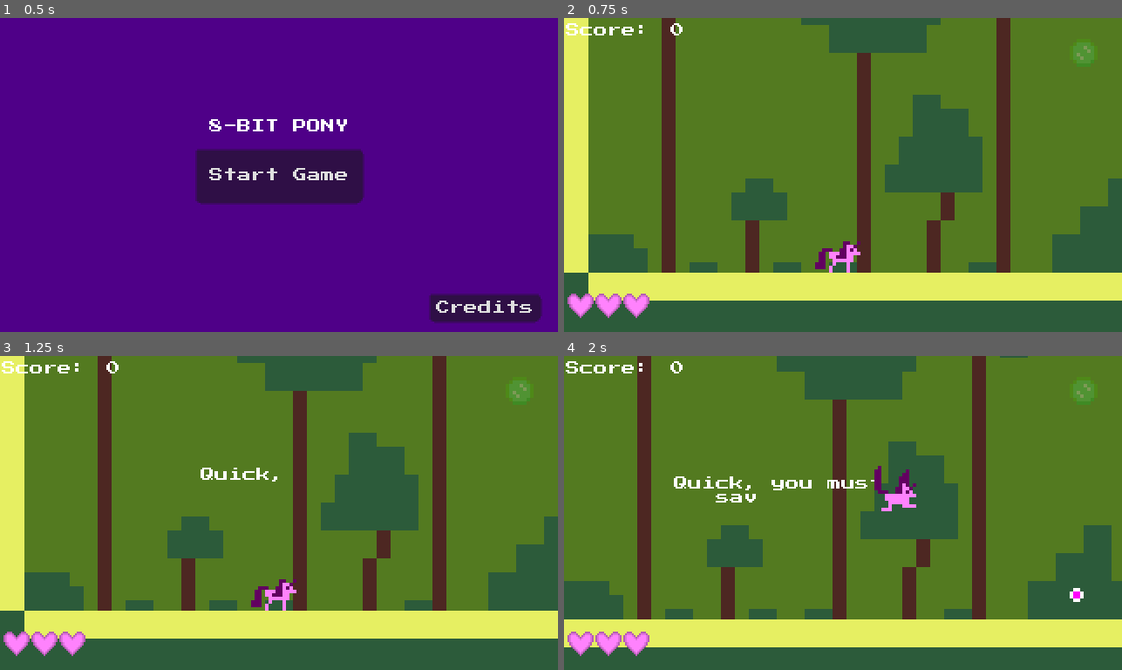
Above: before the commit, frames 1-4 (two rows, left to right).
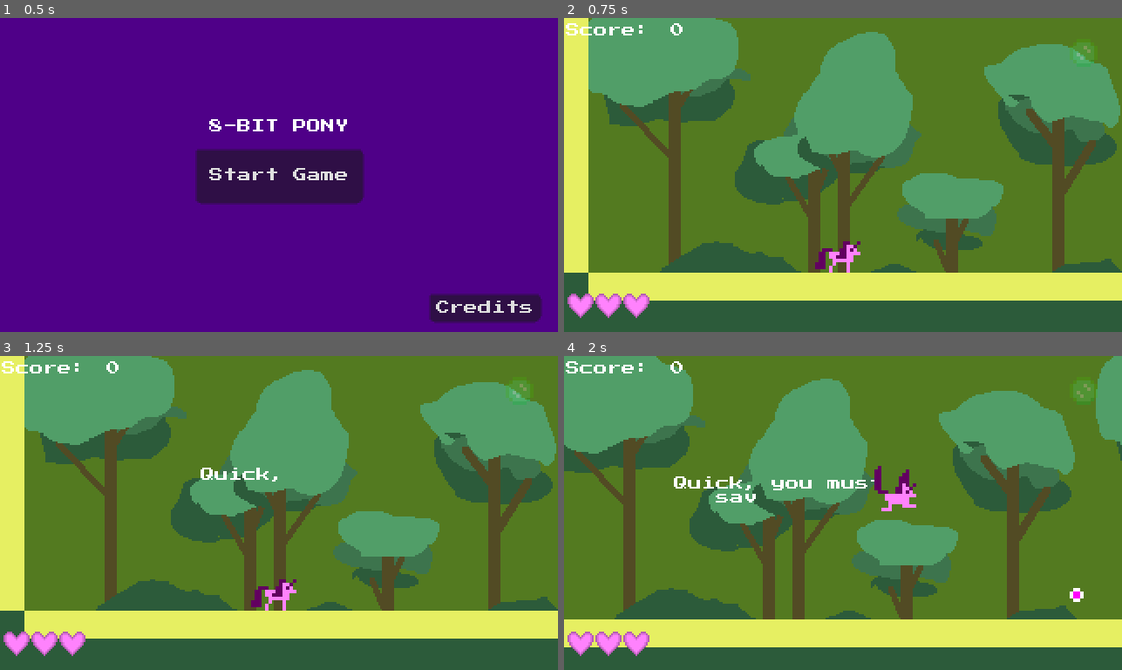
Above: after the commit, the same moments.

Repository: 100-Devs-1-Game/8bitPony
Game: Godot game, scene res://Scenes/Rooms/main_menu.tscn
Same seed, same stepped clock (60 frames per second), same inputs: the game is played once before the commit and once after it. Sound files missing from this copy of the repository are replaced by a short silence.
Inputs (mouse positions are in pixels of both pictures, inside the frame that each line leads up to):
- Up to frame 1 (0.5 s): no input
- Up to frame 2 (0.75 s): click "Start Game" at 0.5 s
- Up to frame 3 (1.25 s): no input
- Up to frame 4 (2 s): tap E (Interact) at 1.25 s; move the mouse to (870, 519) at 1.27 s; press the mouse at (870, 519) at 1.28 s; hold D (Right) from 1.28 s (still down); tap Space (Jump) at 1.52 s

Frame 1 is identical in both runs. In frame 2, 45% of the frame differs, in the area x 4-100%, y 0-82%; in frame 3, 45%; in frame 4, 48%, in the area x 0-100%, y 0-84%.

Commit message:
Bug Fixes #1

Diff:
--- a/src/Scenes/Characters/DiamondDog/DiamondDog.tscn
+++ b/src/Scenes/Characters/DiamondDog/DiamondDog.tscn
@@ -1,9 +1,10 @@
-[gd_scene load_steps=11 format=3 uid="uid://rbryiolfbe15"]
+[gd_scene load_steps=12 format=3 uid="uid://rbryiolfbe15"]
 
 [ext_resource type="Script" uid="uid://caih3euppii34" path="res://Scenes/Characters/DiamondDog/diamond_dog.gd" id="1_2i27v"]
 [ext_resource type="Texture2D" uid="uid://cloo035388etv" path="res://Images/Assets/Enemies/Diamond_dog_Idle.png" id="2_2i27v"]
 [ext_resource type="Texture2D" uid="uid://dhswusqr5pyhd" path="res://Images/Assets/Enemies/Diamond_dog_Walk_1.png" id="3_n0qra"]
 [ext_resource type="Texture2D" uid="uid://608t5m0t8v0d" path="res://Images/Assets/Enemies/Diamond_dog_Walk_2.png" id="4_qt5mx"]
+[ext_resource type="AudioStream" uid="uid://djtd6xi7wc6bj" path="res://Scenes/Characters/DiamondDog/laserShoot.wav" id="5_n0qra"]
 
 [sub_resource type="CircleShape2D" id="CircleShape2D_jt0hm"]
 radius = 2.0
@@ -30,9 +31,8 @@
 "speed": 5.0
 }]
 
-[sub_resource type="CapsuleShape2D" id="CapsuleShape2D_n0qra"]
-radius = 4.462593
-height = 14.0
+[sub_resource type="RectangleShape2D" id="RectangleShape2D_n0qra"]
+size = Vector2(9, 16)
 
 [sub_resource type="CircleShape2D" id="CircleShape2D_qt5mx"]
 radius = 1.0
@@ -63,8 +63,8 @@
 collision_mask = 2
 
 [node name="CollisionShape2D" type="CollisionShape2D" parent="hurt_Area"]
-position = Vector2(-0.46259308, -6.9644156)
-shape = SubResource("CapsuleShape2D_n0qra")
+position = Vector2(-0.5, -8)
+shape = SubResource("RectangleShape2D_n0qra")
 
 [node name="detect_floor" type="Area2D" parent="."]
 position = Vector2(-6, 0)
@@ -101,6 +101,9 @@
 [node name="bulletSpawn" type="Node2D" parent="detectPlayer"]
 position = Vector2(-10, 0)
 
+[node name="AudioStreamPlayer2D" type="AudioStreamPlayer2D" parent="."]
+stream = ExtResource("5_n0qra")
+
 [connection signal="body_entered" from="hurt_Area" to="." method="_on_hurt_area_body_entered"]
 [connection signal="body_exited" from="detect_floor" to="." method="_on_detect_floor_body_exited"]
 [connection signal="body_exited" from="detect_floor2" to="." method="_on_detect_floor_body_exited"]
--- a/src/Scenes/Characters/DiamondDog/Wizard.tscn
+++ b/src/Scenes/Characters/DiamondDog/Wizard.tscn
@@ -1,10 +1,11 @@
-[gd_scene load_steps=12 format=3 uid="uid://xdo38ijici1p"]
+[gd_scene load_steps=13 format=3 uid="uid://xdo38ijici1p"]
 
 [ext_resource type="Script" uid="uid://caih3euppii34" path="res://Scenes/Characters/DiamondDog/diamond_dog.gd" id="1_s3xip"]
 [ext_resource type="Texture2D" uid="uid://b5gbrl3n7jau5" path="res://Images/Level/4-Library/Wizard-sheet.png" id="2_osrhy"]
+[ext_resource type="AudioStream" uid="uid://djtd6xi7wc6bj" path="res://Scenes/Characters/DiamondDog/laserShoot.wav" id="3_cna48"]
 
-[sub_resource type="CircleShape2D" id="CircleShape2D_jt0hm"]
-radius = 2.0
+[sub_resource type="RectangleShape2D" id="RectangleShape2D_cna48"]
+size = Vector2(10, 16)
 
 [sub_resource type="AtlasTexture" id="AtlasTexture_cna48"]
 atlas = ExtResource("2_osrhy")
@@ -59,8 +60,8 @@
 metadata/_custom_type_script = "uid://by6lmexuqa20c"
 
 [node name="CollisionShape2D" type="CollisionShape2D" parent="."]
-position = Vector2(0, -5)
-shape = SubResource("CircleShape2D_jt0hm")
+position = Vector2(0, -8)
+shape = SubResource("RectangleShape2D_cna48")
 
 [node name="AnimatedSprite2D" type="AnimatedSprite2D" parent="."]
 position = Vector2(0, -8)
@@ -113,6 +114,9 @@
 [node name="bulletSpawn" type="Node2D" parent="detectPlayer"]
 position = Vector2(-10, 0)
 
+[node name="AudioStreamPlayer2D" type="AudioStreamPlayer2D" parent="."]
+stream = ExtResource("3_cna48")
+
 [connection signal="body_entered" from="hurt_Area" to="." method="_on_hurt_area_body_entered"]
 [connection signal="body_exited" from="detect_floor" to="." method="_on_detect_floor_body_exited"]
 [connection signal="body_exited" from="detect_floor2" to="." method="_on_detect_floor_body_exited"]
--- a/src/Scenes/Characters/DiamondDog/diamond_dog.gd
+++ b/src/Scenes/Characters/DiamondDog/diamond_dog.gd
@@ -11,6 +11,7 @@
 @onready var detect_player: Area2D = $detectPlayer
 @onready var bullet_spawn: Node2D = $detectPlayer/bulletSpawn
 @onready var sprite2D: AnimatedSprite2D = $AnimatedSprite2D
+@onready var shootSound: AudioStreamPlayer2D = $AudioStreamPlayer2D
 
 
 
@@ -29,6 +30,7 @@
 		new_bullet.global_position = bullet_spawn.global_position
 		new_bullet.velocity = old_direction
 		get_tree().current_scene.add_child(new_bullet)
+		shootSound.play()
 
 	move_and_slide()
 
--- a/src/Scenes/Characters/Flying_NAMEWIP/Owl.tscn
+++ b/src/Scenes/Characters/Flying_NAMEWIP/Owl.tscn
@@ -1,10 +1,11 @@
-[gd_scene load_steps=9 format=3 uid="uid://cgip5o63lpxrk"]
+[gd_scene load_steps=10 format=3 uid="uid://cgip5o63lpxrk"]
 
 [ext_resource type="Script" uid="uid://bdgt4m5dp56jg" path="res://Scenes/Characters/Flying_NAMEWIP/flying_enemy.gd" id="1_e82wq"]
 [ext_resource type="Texture2D" uid="uid://ds6c6pokn7qk3" path="res://Images/Level/4-Library/Owlicious_1.png" id="2_dvb7q"]
+[ext_resource type="AudioStream" uid="uid://dv774qk1k20kh" path="res://Scenes/Characters/Flying_NAMEWIP/detect.wav" id="3_e82wq"]
 
 [sub_resource type="CircleShape2D" id="CircleShape2D_jt0hm"]
-radius = 2.0
+radius = 6.0
 
 [sub_resource type="CircleShape2D" id="CircleShape2D_51k15"]
 radius = 34.0
@@ -72,6 +73,10 @@
 position = Vector2(0, -5)
 shape = SubResource("CircleShape2D_8agco")
 
+[node name="detect" type="AudioStreamPlayer2D" parent="."]
+stream = ExtResource("3_e82wq")
+pitch_scale = 0.3
+
 [connection signal="body_entered" from="detection_area" to="." method="_on_detection_area_body_entered"]
 [connection signal="body_exited" from="detection_area" to="." method="_on_detection_area_body_exited"]
 [connection signal="body_entered" from="hurt_Area" to="." method="_on_hurt_area_body_entered"]
--- a/src/Scenes/Characters/Flying_NAMEWIP/bat.tscn
+++ b/src/Scenes/Characters/Flying_NAMEWIP/bat.tscn
@@ -1,11 +1,12 @@
-[gd_scene load_steps=8 format=3 uid="uid://dvkl266xaxm4h"]
+[gd_scene load_steps=9 format=3 uid="uid://dvkl266xaxm4h"]
 
 [ext_resource type="Script" uid="uid://bdgt4m5dp56jg" path="res://Scenes/Characters/Flying_NAMEWIP/flying_enemy.gd" id="1_ymc1m"]
 [ext_resource type="Texture2D" uid="uid://c14vl1utexd2m" path="res://Images/Assets/Enemies/Bat_1.png" id="2_2eaia"]
 [ext_resource type="Texture2D" uid="uid://7e471etd1ddw" path="res://Images/Assets/Enemies/Bat_2.png" id="3_u78ey"]
+[ext_resource type="AudioStream" uid="uid://dv774qk1k20kh" path="res://Scenes/Characters/Flying_NAMEWIP/detect.wav" id="4_u78ey"]
 
 [sub_resource type="CircleShape2D" id="CircleShape2D_jt0hm"]
-radius = 2.0
+radius = 6.0827627
 
 [sub_resource type="CircleShape2D" id="CircleShape2D_51k15"]
 radius = 34.0
@@ -64,6 +65,9 @@
 position = Vector2(0, -5)
 shape = SubResource("CircleShape2D_8agco")
 
+[node name="detect" type="AudioStreamPlayer2D" parent="."]
+stream = ExtResource("4_u78ey")
+
 [connection signal="body_entered" from="detection_area" to="." method="_on_detection_area_body_entered"]
 [connection signal="body_exited" from="detection_area" to="." method="_on_detection_area_body_exited"]
 [connection signal="body_entered" from="hurt_Area" to="." method="_on_hurt_area_body_entered"]
--- a/src/Scenes/Characters/Flying_NAMEWIP/flying_enemy.gd
+++ b/src/Scenes/Characters/Flying_NAMEWIP/flying_enemy.gd
@@ -37,6 +37,7 @@
 func _on_detection_area_body_entered(body: Node2D) -> void:
 	if body is Player:
 		target = body
+		$detect.play()
 
 
 func _on_detection_area_body_exited(body: Node2D) -> void:
--- a/src/Scenes/Characters/Flying_NAMEWIP/flying_enemy.tscn
+++ b/src/Scenes/Characters/Flying_NAMEWIP/flying_enemy.tscn
@@ -1,7 +1,8 @@
-[gd_scene load_steps=19 format=3 uid="uid://c7mnvl4ns7f5u"]
+[gd_scene load_steps=20 format=3 uid="uid://c7mnvl4ns7f5u"]
 
 [ext_resource type="Script" uid="uid://bdgt4m5dp56jg" path="res://Scenes/Characters/Flying_NAMEWIP/flying_enemy.gd" id="1_5gs2p"]
 [ext_resource type="Texture2D" uid="uid://cybuouqkbf4c0" path="res://Images/Assets/Enemies/parasites_sheet.webp" id="2_51k15"]
+[ext_resource type="AudioStream" uid="uid://dv774qk1k20kh" path="res://Scenes/Characters/Flying_NAMEWIP/detect.wav" id="3_8agco"]
 
 [sub_resource type="CircleShape2D" id="CircleShape2D_jt0hm"]
 radius = 2.0
@@ -112,7 +113,7 @@
 }]
 
 [sub_resource type="CircleShape2D" id="CircleShape2D_8agco"]
-radius = 3.0
+radius = 5.0990195
 
 [node name="flyingEnemy" type="CharacterBody2D"]
 collision_layer = 4
@@ -151,6 +152,14 @@
 position = Vector2(0, -5)
 shape = SubResource("CircleShape2D_8agco")
 
+[node name="CollisionShape2D2" type="CollisionShape2D" parent="hurt_Area"]
+position = Vector2(0, -5)
+shape = SubResource("CircleShape2D_8agco")
+
+[node name="detect" type="AudioStreamPlayer2D" parent="."]
+stream = ExtResource("3_8agco")
+pitch_scale = 0.61
+
 [connection signal="body_entered" from="detection_area" to="." method="_on_detection_area_body_entered"]
 [connection signal="body_exited" from="detection_area" to="." method="_on_detection_area_body_exited"]
 [connection signal="body_entered" from="hurt_Area" to="." method="_on_hurt_area_body_entered"]
--- a/src/Scenes/Characters/Player/player.gd
+++ b/src/Scenes/Characters/Player/player.gd
@@ -98,7 +98,10 @@
 			add_state(PonyStateMachine.Action)
 			match pony_type:
 				PonyType.Pegasus:
-					flying = true
+					if not is_on_floor():
+						flying = true
+					else:
+						remove_state(PonyStateMachine.Action)
 				PonyType.Unicorn:
 					if shoot_timer >0:return
 
--- a/src/Scenes/Characters/Wolf/Lizard.tscn
+++ b/src/Scenes/Characters/Wolf/Lizard.tscn
@@ -1,7 +1,8 @@
-[gd_scene load_steps=9 format=3 uid="uid://qp8eqjo46ts5"]
+[gd_scene load_steps=10 format=3 uid="uid://qp8eqjo46ts5"]
 
 [ext_resource type="Script" uid="uid://bu7y47aniynw0" path="res://Scenes/Characters/Wolf/wolf.gd" id="1_fh2js"]
 [ext_resource type="Texture2D" uid="uid://cyfkpvkv580lm" path="res://Images/Level/4-Library/spike_walk_sheet.png" id="2_mk58c"]
+[ext_resource type="AudioStream" uid="uid://bpfm6vylc53wv" path="res://Scenes/Characters/Wolf/click.wav" id="3_fh2js"]
 
 [sub_resource type="RectangleShape2D" id="RectangleShape2D_wutio"]
 size = Vector2(10, 11)
@@ -77,6 +78,9 @@
 position = Vector2(-8, 0)
 shape = SubResource("CircleShape2D_pv5sc")
 
+[node name="AudioStreamPlayer2D" type="AudioStreamPlayer2D" parent="."]
+stream = ExtResource("3_fh2js")
+
 [connection signal="body_entered" from="hurt_area" to="." method="_on_body_entered"]
 [connection signal="body_exited" from="detect_floor" to="." method="_on_detect_floor_body_exited"]
 [connection signal="body_exited" from="detect_floor2" to="." method="_on_detect_floor_body_exited"]
--- a/src/Scenes/Characters/Wolf/sugarLizard.tscn
+++ b/src/Scenes/Characters/Wolf/sugarLizard.tscn
@@ -1,7 +1,8 @@
-[gd_scene load_steps=8 format=3 uid="uid://dykxecn6lk5yr"]
+[gd_scene load_steps=9 format=3 uid="uid://dykxecn6lk5yr"]
 
 [ext_resource type="Script" uid="uid://bu7y47aniynw0" path="res://Scenes/Characters/Wolf/wolf.gd" id="1_0njrn"]
 [ext_resource type="Texture2D" uid="uid://thg1wt181vjp" path="res://Images/Level/5-Sugar/Sugar_assets.webp" id="2_c3f4m"]
+[ext_resource type="AudioStream" uid="uid://bpfm6vylc53wv" path="res://Scenes/Characters/Wolf/click.wav" id="3_0njrn"]
 
 [sub_resource type="RectangleShape2D" id="RectangleShape2D_wutio"]
 size = Vector2(10, 7)
@@ -71,6 +72,10 @@
 position = Vector2(-8, 0)
 shape = SubResource("CircleShape2D_pv5sc")
 
+[node name="AudioStreamPlayer2D" type="AudioStreamPlayer2D" parent="."]
+stream = ExtResource("3_0njrn")
+max_distance = 68.0
+
 [connection signal="body_entered" from="hurt_area" to="." method="_on_body_entered"]
 [connection signal="body_exited" from="detect_floor" to="." method="_on_detect_floor_body_exited"]
 [connection signal="body_exited" from="detect_floor2" to="." method="_on_detect_floor_body_exited"]
--- a/src/Scenes/Characters/Wolf/wolf.gd
+++ b/src/Scenes/Characters/Wolf/wolf.gd
@@ -9,8 +9,18 @@
 
 var direction: int = -1
 
+var sound_timer = 1
+var sound_time = 0
+
 
 func _physics_process(_delta: float) -> void:
+	#sound_timer-= _delta
+	#if sound_timer<=0:
+		#print("here")
+		#$AudioStreamPlayer2D.pitch_scale = randf_range(0.8, 1.2)
+		#$AudioStreamPlayer2D.play()
+		#sound_timer = sound_time
+
 	if ray_cast_right.is_colliding() or ray_cast_left.is_colliding():
 		flip_direction()
 
--- a/src/Scenes/End.tscn
+++ b/src/Scenes/End.tscn
@@ -1,5 +1,6 @@
-[gd_scene load_steps=2 format=3 uid="uid://jxfj1wdcmngy"]
+[gd_scene load_steps=3 format=3 uid="uid://jxfj1wdcmngy"]
 
+[ext_resource type="Script" uid="uid://bjs63vrc71u1v" path="res://Scenes/end.gd" id="1_67ibq"]
 [ext_resource type="Theme" uid="uid://dfsa1pi80a63t" path="res://Scenes/HUD/default_theme.tres" id="1_pw64i"]
 
 [node name="ColorRect" type="ColorRect"]
@@ -11,14 +12,15 @@
 offset_right = 350.0
 offset_bottom = 196.0
 color = Color(0.6764574, 0.45565796, 0.73828125, 1)
+script = ExtResource("1_67ibq")
 
 [node name="WinLabel" type="RichTextLabel" parent="."]
 clip_contents = false
 layout_mode = 0
-offset_left = 31.000002
-offset_top = 39.0
-offset_right = 96.0
-offset_bottom = 61.0
+offset_left = 30.0
+offset_top = 23.000004
+offset_right = 95.0
+offset_bottom = 45.000004
 scale = Vector2(5, 5)
 theme = ExtResource("1_pw64i")
 bbcode_enabled = true
@@ -27,10 +29,10 @@
 [node name="ThankYou" type="RichTextLabel" parent="."]
 clip_contents = false
 layout_mode = 0
-offset_left = 32.0
-offset_top = 90.0
-offset_right = 206.5
-offset_bottom = 128.33334
+offset_left = 31.0
+offset_top = 71.00001
+offset_right = 205.5
+offset_bottom = 109.33335
 scale = Vector2(1.8, 1.8)
 theme = ExtResource("1_pw64i")
 bbcode_enabled = true
@@ -42,10 +44,21 @@
 clip_contents = false
 layout_mode = 0
 offset_left = 32.0
-offset_top = 174.0
+offset_top = 129.0
 offset_right = 206.5
-offset_bottom = 191.5
+offset_bottom = 146.5
 scale = Vector2(1.8, 1.8)
 theme = ExtResource("1_pw64i")
 bbcode_enabled = true
 text = "Thank you for playing"
+
+[node name="Button" type="Button" parent="."]
+layout_mode = 0
+offset_left = 144.0
+offset_top = 167.0
+offset_right = 224.0
+offset_bottom = 183.0
+theme = ExtResource("1_pw64i")
+text = "Main Menu"
+
+[connection signal="pressed" from="Button" to="." method="_on_button_pressed"]
--- a/src/Scenes/Objects/Cave/chandlier_spawner.gd
+++ b/src/Scenes/Objects/Cave/chandlier_spawner.gd
@@ -19,6 +19,8 @@
 		$spawn_timer.start()
 	$CollisionShape2D.set_deferred("disabled", true)
 
+func crash():
+	$crash.play()
 
 func _on_spawn_timer_timeout() -> void:
 	spawn_stalactite()
--- a/src/Scenes/Objects/Cave/chandlier_spawner.tscn
+++ b/src/Scenes/Objects/Cave/chandlier_spawner.tscn
@@ -1,6 +1,7 @@
-[gd_scene load_steps=3 format=3 uid="uid://i50u85l4a7lh"]
+[gd_scene load_steps=4 format=3 uid="uid://i50u85l4a7lh"]
 
 [ext_resource type="Script" uid="uid://iq27vmq781yb" path="res://Scenes/Objects/Cave/chandlier_spawner.gd" id="1_mbej7"]
+[ext_resource type="AudioStream" uid="uid://ds2fjwcmicht" path="res://Scenes/Objects/Cave/crash.wav" id="2_qhqmg"]
 
 [sub_resource type="RectangleShape2D" id="RectangleShape2D_qfpvq"]
 size = Vector2(8, 62)
@@ -21,6 +22,11 @@
 wait_time = 0.5
 one_shot = true
 
+[node name="crash" type="AudioStreamPlayer2D" parent="."]
+stream = ExtResource("2_qhqmg")
+pitch_scale = 1.97
+autoplay = true
+
 [connection signal="body_entered" from="." to="." method="_on_body_entered"]
 [connection signal="timeout" from="spawn_timer" to="." method="_on_spawn_timer_timeout"]
 [connection signal="timeout" from="drop_timer" to="." method="_on_drop_timer_timeout"]
--- a/src/Scenes/Objects/Cave/stalactite.gd
+++ b/src/Scenes/Objects/Cave/stalactite.gd
@@ -12,6 +12,7 @@
 	if body is Player:
 		body.take_damage()
 	else:
+		get_parent().crash()
 		die()
 
 func die():
--- a/src/Scenes/Objects/Cave/stalactite_spawner.gd
+++ b/src/Scenes/Objects/Cave/stalactite_spawner.gd
@@ -19,6 +19,8 @@
 		$spawn_timer.start()
 	$CollisionShape2D.set_deferred("disabled", true)
 
+func crash():
+	$crash.play()
 
 func _on_spawn_timer_timeout() -> void:
 	spawn_stalactite()
--- a/src/Scenes/Objects/Cave/stalactite_spawner.tscn
+++ b/src/Scenes/Objects/Cave/stalactite_spawner.tscn
@@ -1,6 +1,7 @@
-[gd_scene load_steps=3 format=3 uid="uid://6wod606hl682"]
+[gd_scene load_steps=4 format=3 uid="uid://6wod606hl682"]
 
 [ext_resource type="Script" uid="uid://bnjfw6rao7r5" path="res://Scenes/Objects/Cave/stalactite_spawner.gd" id="1_u7ouo"]
+[ext_resource type="AudioStream" uid="uid://ds2fjwcmicht" path="res://Scenes/Objects/Cave/crash.wav" id="2_4t7vj"]
 
 [sub_resource type="RectangleShape2D" id="RectangleShape2D_qfpvq"]
 size = Vector2(8, 48)
@@ -21,6 +22,9 @@
 wait_time = 0.5
 one_shot = true
 
+[node name="crash" type="AudioStreamPlayer2D" parent="."]
+stream = ExtResource("2_4t7vj")
+
 [connection signal="body_entered" from="." to="." method="_on_body_entered"]
 [connection signal="timeout" from="spawn_timer" to="." method="_on_spawn_timer_timeout"]
 [connection signal="timeout" from="drop_timer" to="." method="_on_drop_timer_timeout"]
--- a/src/Scenes/Rooms/level_1_forest.tscn
+++ b/src/Scenes/Rooms/level_1_forest.tscn
@@ -1,7 +1,8 @@
-[gd_scene load_steps=15 format=4 uid="uid://cld5hp2hoekbc"]
+[gd_scene load_steps=16 format=4 uid="uid://cld5hp2hoekbc"]
 
 [ext_resource type="PackedScene" uid="uid://dkrxtxeflfcpx" path="res://Scenes/Rooms/TEMPLATE.tscn" id="1_slvit"]
 [ext_resource type="PackedScene" uid="uid://dx8bxt70q06xt" path="res://Scenes/Objects/ShardFragment/shard_fragment.tscn" id="2_jhdu1"]
+[ext_resource type="Texture2D" uid="uid://cn3s7wr2lyxs3" path="res://Images/Level/1-Forest/paralax BG.png" id="2_nw5pv"]
 [ext_resource type="PackedScene" uid="uid://c4xpqd83w51cq" path="res://Scenes/Characters/Wolf/wolf.tscn" id="3_xiicp"]
 [ext_resource type="PackedScene" uid="uid://c7mnvl4ns7f5u" path="res://Scenes/Characters/Flying_NAMEWIP/flying_enemy.tscn" id="3_ydtyh"]
 [ext_resource type="PackedScene" uid="uid://c04qprja1v1dv" path="res://Scenes/Objects/note.tscn" id="5_kt8kq"]
@@ -63,12 +64,16 @@
 
 [node name="Parallax2D" parent="TileMaps" index="0"]
 scale = Vector2(0.5, 0.5)
-scroll_scale = Vector2(0.25, 1)
-scroll_offset = Vector2(-78, -161)
-repeat_size = Vector2(320, 500)
+scroll_offset = Vector2(-6, 2)
+repeat_size = Vector2(320, 800)
 
 [node name="BackLayer" parent="TileMaps/Parallax2D" index="0"]
+visible = false
 tile_map_data = PackedByteArray("AAD9/w4AAQAHAAMAAAD9/w0AAQAHAAMAAAD9/wwAAQAHAAMAAAD9/wsAAQAHAAMAAAD9/woAAQAHAAMAAAD9/w …(2800 unchanged characters)…
+
+[node name="Sprite2D" type="Sprite2D" parent="TileMaps/Parallax2D" index="1"]
+position = Vector2(-40, 1124)
+texture = ExtResource("2_nw5pv")
 
 [node name="PhysicLayer" parent="TileMaps" index="1"]
 tile_map_data = PackedByteArray("AAD0/wkAAQAAAAAAAAD0/woAAQABAAEAAAD0/wsAAQABAAEAAAD0/wwAAQABAAEAAAD0/w0AAQABAAEAAAD0/w …(13936 unchanged characters)…
--- /dev/null
+++ b/src/Scenes/end.gd
@@ -0,0 +1,5 @@
+extends ColorRect
+
+
+func _on_button_pressed() -> void:
+	get_tree().change_scene_to_file("res://Scenes/Rooms/main_menu.tscn")
Binary file added: src/Images/Level/1-Forest/paralax BG.png
Not shown, added: src/Images/Level/1-Forest/paralax BG.png.import
Not shown, added: src/Scenes/Characters/DiamondDog/laserShoot.wav.import
Not shown, added: src/Scenes/Characters/Flying_NAMEWIP/detect.wav.import
Not shown, added: src/Scenes/Characters/Wolf/click.wav.import
Not shown, added: src/Scenes/Objects/Cave/crash.wav.import
Not shown, added: src/Scenes/end.gd.uid
Not shown, added: src/Scenes/Characters/DiamondDog/laserShoot.wav
Not shown, added: src/Scenes/Characters/Flying_NAMEWIP/detect.wav
Not shown, added: src/Scenes/Characters/Wolf/click.wav
Not shown, added: src/Scenes/Objects/Cave/crash.wav
